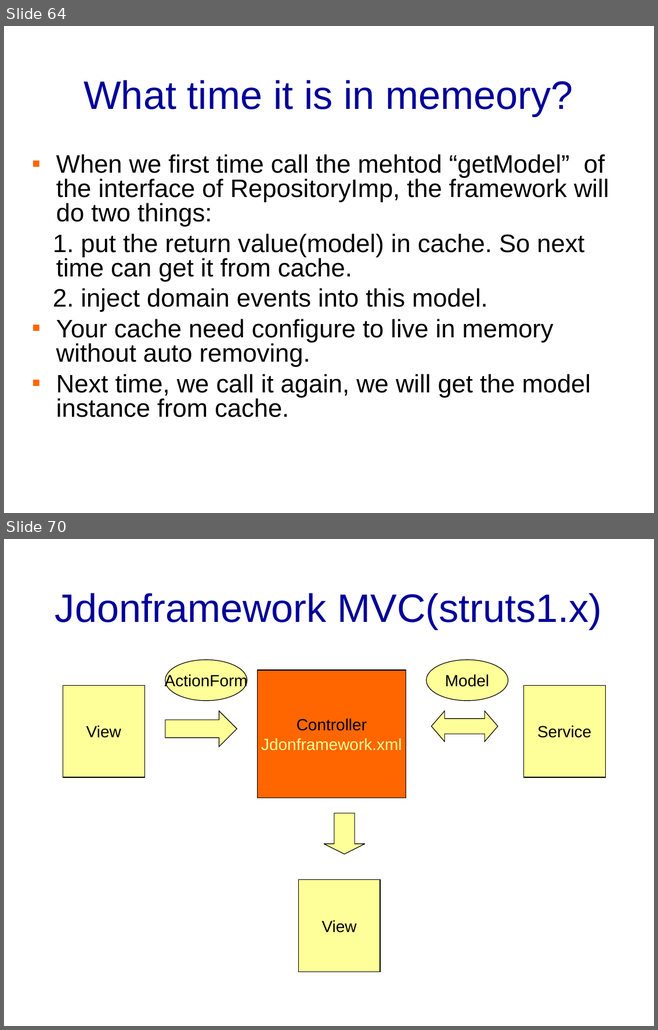
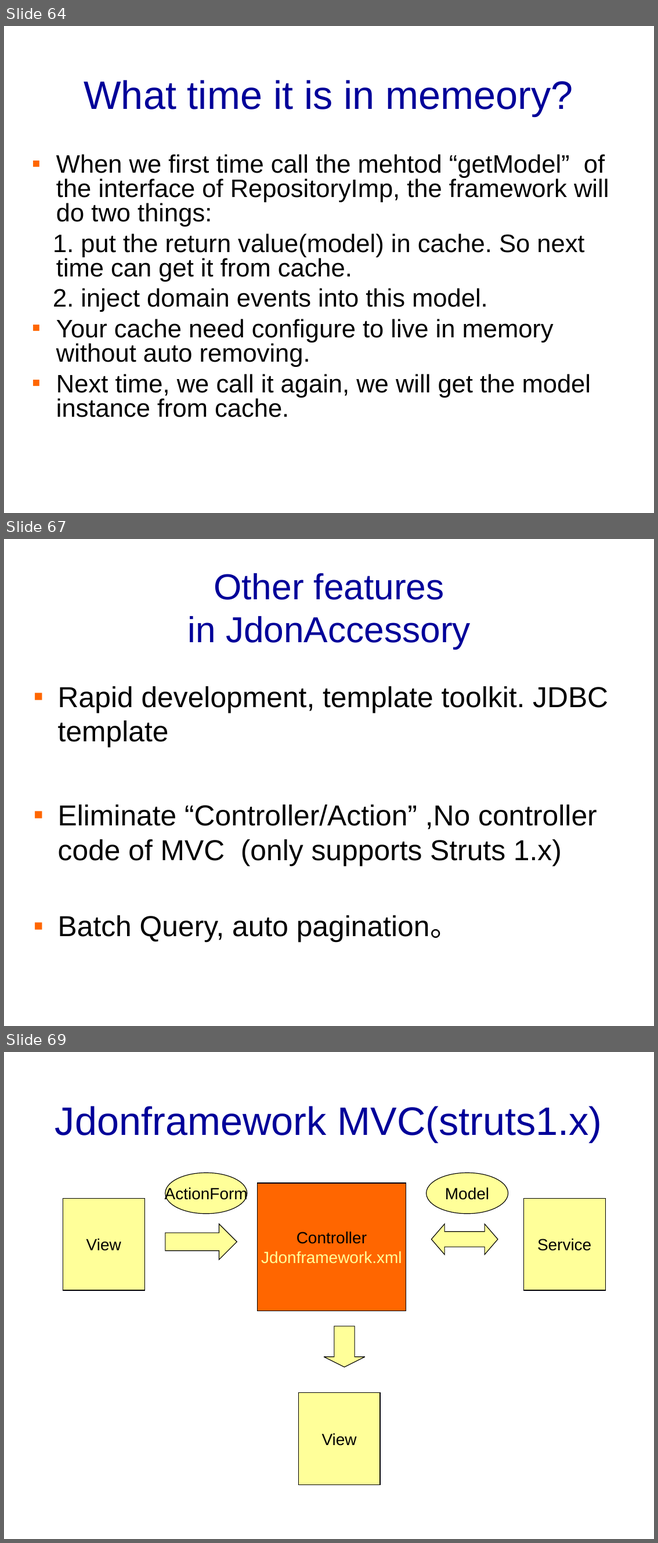
Before and after one commit to banq/jdonframework, a slide deck: doc/english/JdonFramework.ppt. Shown one above the other, each under a label of ours: slides 64 and 70 before the commit, slides 64, 67 and 69 after it; the slides between them are not shown. The pictures are 658x1030 and 658x1543 pixels, drawn with LibreOffice and Linux fonts; fonts in the diff are those of the drawing; background and template pictures are left out. Boxes give left, top, right and bottom in pixels: in the first picture for what was removed or moved away, otherwise in the second. Text is boxed around its words. In the diff, an @@ line names an element or a change of style, - is before the commit and + after.

```diff
--- a/doc/english/JdonFramework.ppt
+++ b/doc/english/JdonFramework.ppt
@@ slide 67 added at box(4, 539, 654, 1026), background picture (left out) @@
@@ title added at box(187, 573, 470, 649), 40 pt, text #000099 @@
+Other features
+in JdonAccessory
@@ text added at box(58, 686, 608, 943), 32 pt, text #000000 @@
+▪ Rapid development, template toolkit. JDBC template
+▪ Eliminate “Controller/Action” ,No controller code of MVC (only supports Struts 1.x)
+▪ Batch Query, auto pagination。
@@ what was slide 70 is now slide 69 @@
```
Also in this commit, not shown: 5 slides changed, 2 slides removed, 6 other files.
